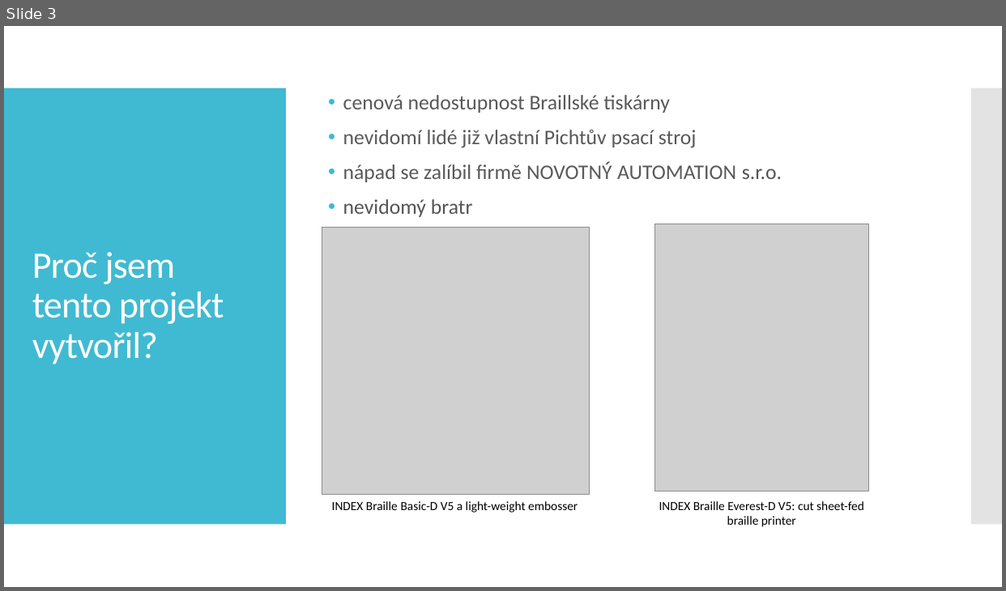
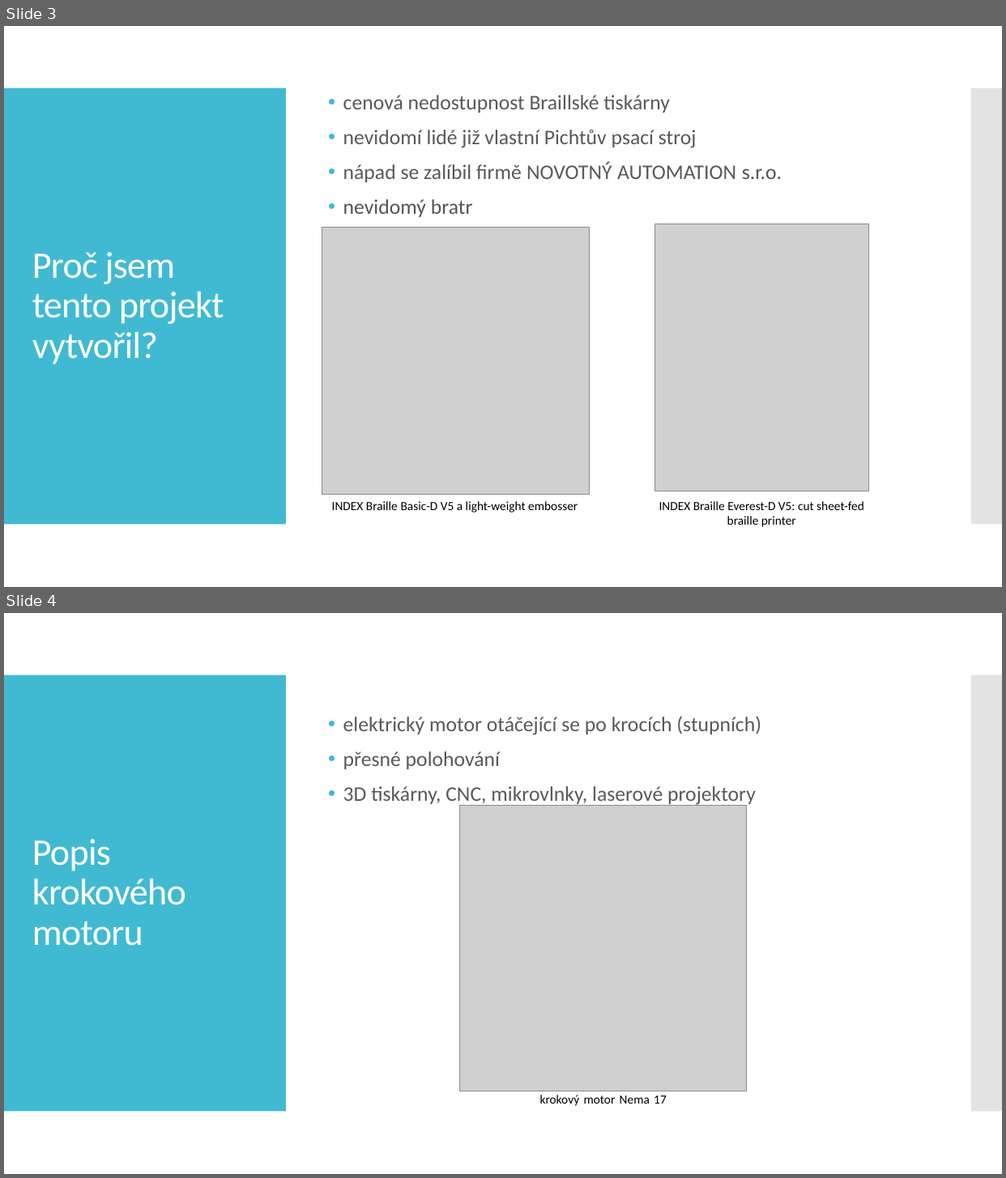
Before and after one commit to CallMeRZIBI/Braille_typwriter_printer, a slide deck: maturity_exam/MP2024-Michalenko-Jakub-E4C-Tiskárna_z_Braillova_psacího_stroje.pptx. Shown one above the other, each under a label of ours: slide 3 before the commit, slides 3 and 4 after it. The pictures are 1006x591 and 1006x1178 pixels, drawn with LibreOffice and Linux fonts; fonts in the diff are those of the drawing; grey boxes stand for pictures. Boxes give left, top, right and bottom in pixels: in the first picture for what was removed or moved away, otherwise in the second. Text is boxed around its words. In the diff, an @@ line names an element or a change of style, - is before the commit and + after.

```diff
--- a/maturity_exam/MP2024-Michalenko-Jakub-E4C-Tiskárna_z_Braillova_psacího_stroje.pptx
+++ b/maturity_exam/MP2024-Michalenko-Jakub-E4C-Tiskárna_z_Braillova_psacího_stroje.pptx
@@ slide 4 added at [4,613,1002,1174], background #FFFFFF; not listed: 2 template elements that a slide beside it also shows @@
@@ text added at [343,716,761,806], 20 pt, text #595959 @@
+• elektrický motor otáčející se po krocích (stupních)
+• přesné polohování
+• 3D tiskárny, CNC, mikrovlnky, laserové projektory
@@ picture added at [460,806,747,1093] @@
@@ title added at [32,839,186,946], 36 pt, text #FFFFFF @@
+Popis krokového motoru
@@ text added at [540,1095,667,1106], 12 pt, text #000000 @@
+krokový motor Nema 17
```
Also in this commit, not shown: 3 other slides added, 1 slide removed.
